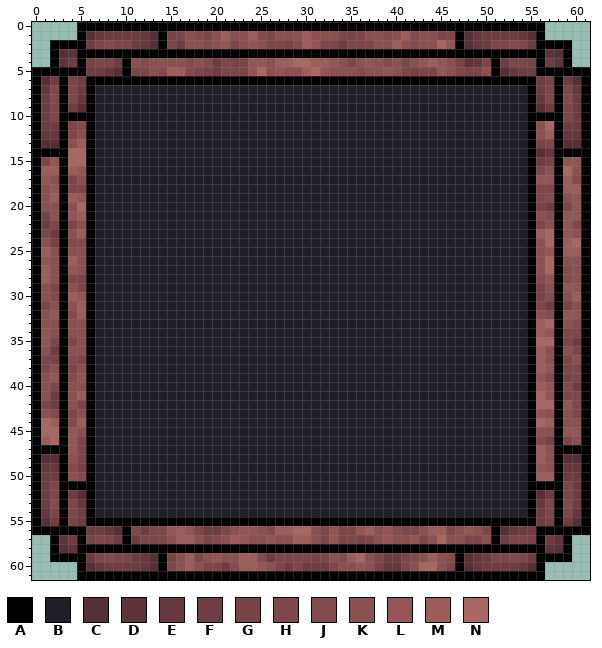
Two versions of one pixel-art sprite, Assets/Sprites/UI/Menu/Buttons/uiPanel.png. The picture above was drawn from the file before the commit.
The file is 62x62 pixels. Colours within 5 levels of each other are drawn and written as one.
Palette (. is transparent): A #000000  B #201e26  C #572f37  D #5e333a  E #66383e  F #6d3d41  G #774346  H #7d4749  J #834b4d  K #8b5050  L #935655  M #9d5e5a  N #a86760
After the commit:
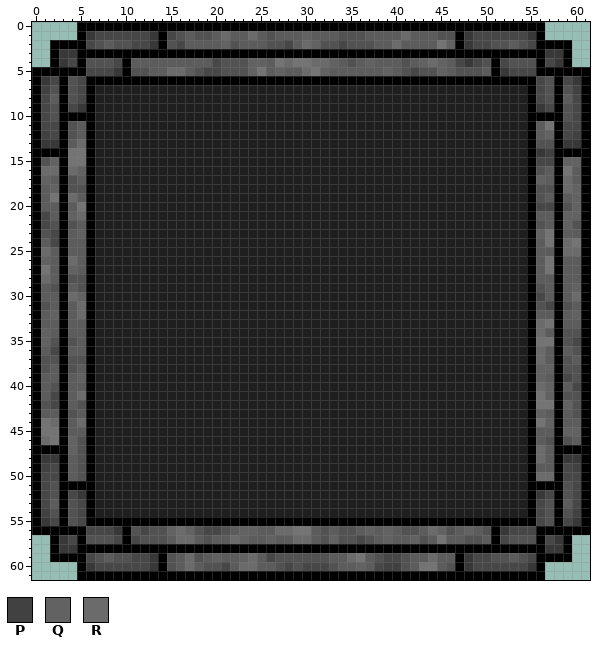
Colours new in this view: P #414141  Q #626262  R #6b6b6b
Diff:
colour B: #201e26 -> #1f1f1f
colour C: #572f37 -> #383838
colour F: #6d3d41 -> #474747
colour H: #7d4749 -> #525252
colour K: #8b5050 -> #5c5c5c
colour N: #a86760 -> #747474
y 1: x 7 E -> F; x 12 E -> F; x 15 G -> F; x 18 J -> H; x 21 M -> R; x 24..25 MJ -> RK; x 30 M -> Q; x 35 G -> H; x 39 J -> K; x 41..42 MJ -> RK; x 49 E -> F; x 54 E -> F
y 2: x 8 J -> K; x 12 E -> F; x 19 J -> K; x 21 L -> Q; x 24 L -> K; x 28..31 GJML -> FKRQ; x 40 M -> R; x 42 J -> K; x 46 L -> Q; x 49 E -> F; x 53 J -> K
y 3: x 4 D -> C; x 57 D -> C
y 4: x 3 D -> C; x 6 G -> H; x 12 J -> K; x 17 J -> K; x 19 J -> K; x 22 G -> H; x 24..25 LL -> QQ; x 27..28 MM -> NR; x 31..33 MML -> RRQ; x 37 L -> Q; x 39 J -> K; x 43..45 LML -> QRQ; x 47..49 GDE -> FCF; x 55 G -> H; x 58 D -> C
y 5: x 8 E -> F; x 14..17 JMMJ -> KRRK; x 19 G -> F; x 24 L -> Q; x 27 L -> Q; x 30 M -> R; x 32 L -> Q; x 36 J -> K; x 39 L -> Q; x 42 G -> F; x 45 L -> Q; x 48 G -> H; x 53 E -> F
y 6: x 4 G -> H; x 57 G -> H
y 7: x 1 E -> P; x 60 E -> P
y 8: x 2 J -> K; x 5 E -> F; x 56 E -> F; x 59 J -> K
y 11: x 5 J -> K
y 12: x 1..2 EE -> PF; x 57 M -> Q; x 59..60 EE -> FP
y 13: x 5 M -> R; x 56 G -> H
y 14: x 57 E -> P
y 15: x 2 L -> Q; x 57 G -> F; x 59..60 LL -> QQ
y 16: x 1..2 MM -> RR; x 4..5 ML -> RQ
y 17: x 1 L -> Q; x 56..57 LL -> QK; x 59..60 MJ -> RK
y 18: x 2 L -> Q; x 59..60 MM -> RQ
y 19: x 2 M -> N; x 4..5 ML -> RK; x 57 J -> K; x 60 L -> Q
y 20: x 56 G -> F; x 60 L -> Q
y 21: x 1 G -> F; x 4..5 LM -> QR; x 57 J -> K; x 59..60 LL -> QQ
y 22: x 59 L -> Q
y 23: x 5 M -> Q; x 56 M -> Q; x 59 L -> K
y 24: x 2 G -> F; x 4..5 JJ -> KK; x 59 M -> R
y 25: x 1 M -> R; x 57 L -> K; x 59..60 MM -> RR
y 26: x 1 L -> Q; x 4 M -> R
y 27: x 1 M -> N; x 4 L -> Q; x 59 J -> K
y 28: x 1 M -> R; x 56..57 JL -> KK; x 59 J -> K
y 29: x 56 G -> H; x 59..60 LL -> KQ
y 30: x 2 J -> K; x 4..5 ML -> RQ; x 56..57 GJ -> FK; x 60 M -> R
y 31: x 5 M -> R; x 59 G -> H
y 32: x 2 L -> Q; x 4..5 JM -> KR; x 57 J -> K; x 59..60 LL -> KQ
y 33: x 56 M -> R; x 60 J -> K
y 34: x 1 L -> Q; x 56..57 ML -> RK
y 35: x 1 L -> Q
y 36: x 56 M -> R
y 37: x 2 G -> H; x 4 J -> H; x 56 M -> R
y 38: x 56..57 ML -> QQ
y 39: x 2 L -> K; x 4..5 JL -> KQ; x 56..57 LJ -> QK; x 59 G -> F
y 40: x 56..57 ML -> RQ; x 59 J -> K
y 41: x 5 M -> R; x 57 L -> Q
y 42: x 59 L -> Q
y 43: x 2 J -> K; x 56 L -> Q
y 44: x 2 M -> R; x 4..5 JM -> KR; x 57 M -> Q
y 45: x 4 L -> K; x 59..60 LL -> QQ
y 46: x 1 M -> R; x 4 L -> Q; x 56..57 JG -> KH
y 47: x 4 L -> Q; x 56 M -> R
y 48: x 56 M -> R
y 49: x 1..2 EE -> PF; x 4..5 JG -> KH; x 56 L -> K; x 59..60 EE -> FP
y 50: x 5 J -> H; x 56..57 MM -> RR
y 53: x 2 J -> K; x 5 E -> F; x 56 E -> F; x 59 J -> K
y 54: x 1 E -> P; x 60 E -> P
y 55: x 4 G -> H; x 57 G -> H
y 56: x 8 E -> F; x 15..17 LML -> QRQ; x 23..24 LL -> QQ; x 26..28 JMM -> KRR; x 33 L -> K; x 36..37 LM -> KQ; x 39..40 LJ -> QK; x 44..45 MM -> RQ; x 48 L -> Q; x 53 E -> F
y 57: x 3 D -> C; x 6 G -> H; x 16..17 MM -> RR; x 20 J -> K; x 22..23 ML -> RQ; x 26 L -> Q; x 29..30 MM -> RR; x 33 L -> Q; x 36 G -> F; x 39 L -> Q; x 42 L -> Q; x 55 G -> H; x 58 D -> C
y 58: x 4 D -> C; x 57 D -> C
y 59: x 8 J -> K; x 12 E -> F; x 15 G -> H; x 17 M -> R; x 20 L -> Q; x 23..25 MMJ -> QRK; x 31 G -> H; x 34..35 JM -> KR; x 42 J -> K; x 44 M -> R; x 46 J -> K; x 49 E -> F; x 53 J -> K
y 60: x 7 E -> F; x 12 E -> F; x 17 M -> R; x 22..25 JMML -> KRRK; x 36 L -> Q; x 38..40 GEE -> FPP; x 49 E -> F; x 54 E -> F
